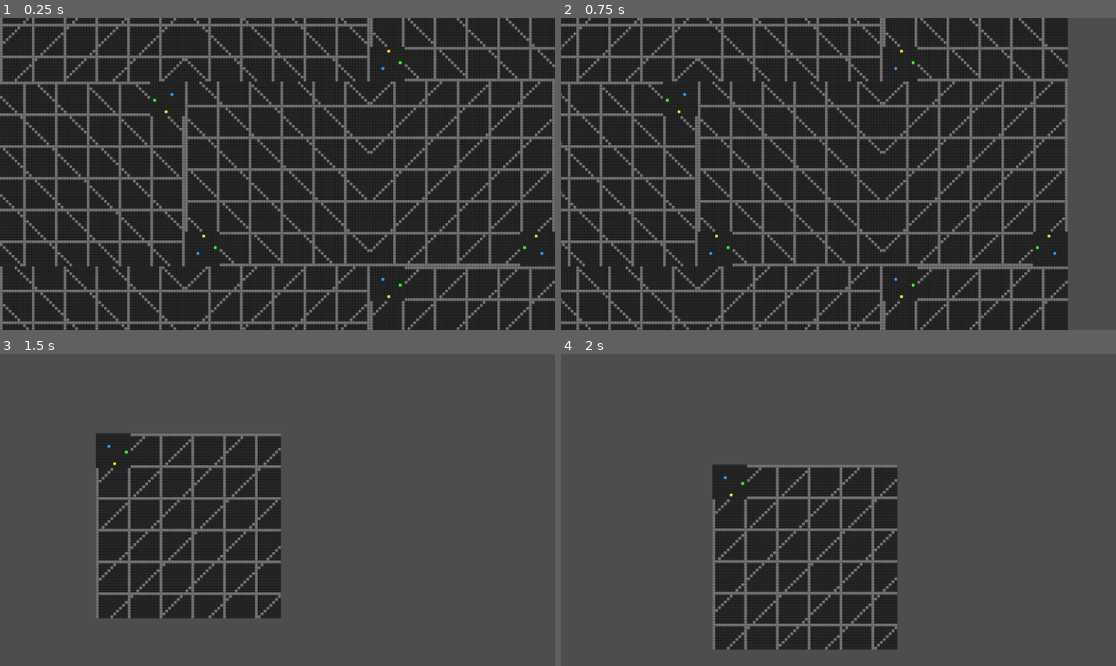
Above: before the commit, frames 1-4 (two rows, left to right).
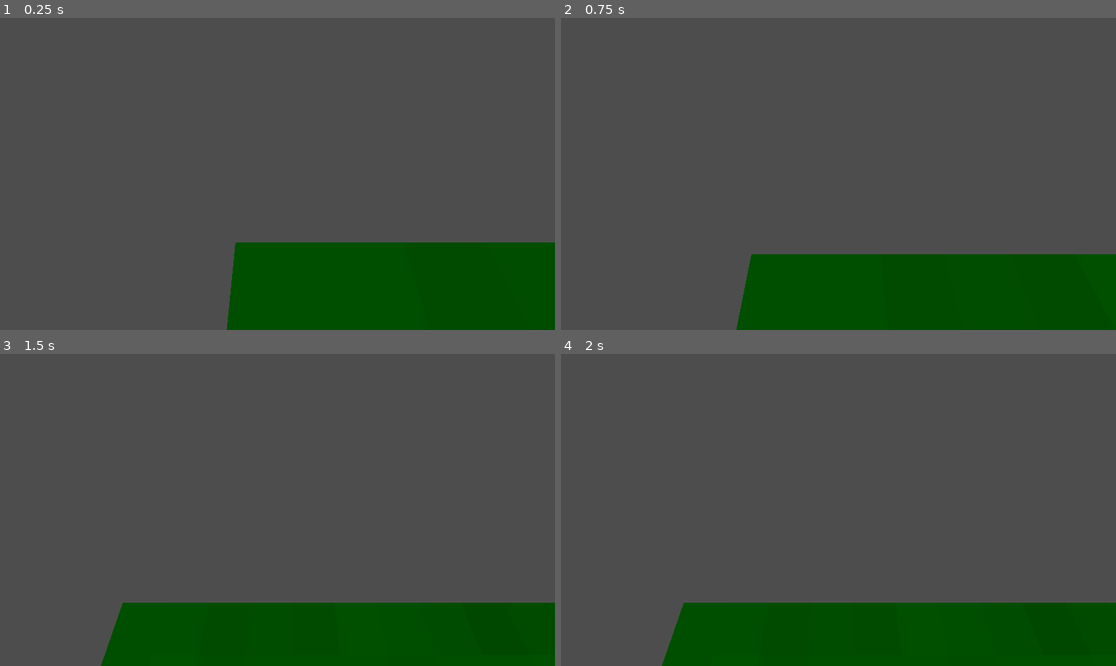
Above: after the commit, the same moments.

Repository: PSoldOut/strategiespiel
Game: Godot game, scene res://Main.tscn
Two runs of this game, one before a commit and one after it. Both use one fixed random seed, a clock stepped at 60 frames per second and the inputs below. Before the commit the project starts from res://map.tscn.
Inputs (mouse positions are in pixels of both pictures, inside the frame that each line leads up to):
- Up to frame 1 (0.25 s): no input
- Up to frame 2 (0.75 s): tap Enter at 0.5 s; move the mouse to (960, 158) at 0.52 s; hold D from 0.53 s (still down); hold Q from 0.53 s (still down); click (960, 158) at 0.67 s
- Up to frame 3 (1.5 s): tap Space at 0.77 s; tap E at 0.8 s; release D at 1.25 s; release Q at 1.25 s; drag from (166, 525) to (249, 572) at 1.27 s
- Up to frame 4 (2 s): no input

The runs differ from the first frame. In frame 1, 92% of the frame differs, in the area x 0-100%, y 0-100%; in frame 2, 86%; in frame 3, 33%; in frame 4, 30%.

Commit message:
.godot removel

Diff:
--- /dev/null
+++ b/Camera3d.gd
@@ -0,0 +1,142 @@
+extends Node3D
+class_name RTSCamera
+
+@export var move_speed: float = 12.0
+@export var fast_speed: float = 28.0
+@export var mouse_sensitivity: float = 0.003
+@export var zoom_step: float = 4.0
+@export var min_height: float = 6.0
+@export var max_height: float = 80.0
+@export var fixed_pitch: float = -60.0
+
+@onready var pivot: Node3D = $CameraPivot
+@onready var camera: Camera3D = $CameraPivot/Camera3D
+
+var rotating: bool = false
+var hovered_tile: RTSMapTile = null
+
+func _ready() -> void:
+	Input.mouse_mode = Input.MOUSE_MODE_VISIBLE
+	pivot.rotation_degrees.x = fixed_pitch
+	camera.current = true
+
+func _input(event: InputEvent) -> void:
+	if event is InputEventMouseButton:
+
+		if event.button_index == MOUSE_BUTTON_LEFT and event.pressed and not rotating:
+			_on_left_click()
+
+func _process(delta: float) -> void:
+	_handle_movement(delta)
+	_update_hovered_tile()
+
+func _handle_movement(delta: float) -> void:
+	var move_input := Vector3.ZERO
+
+	var forward := -global_transform.basis.z
+	var right := global_transform.basis.x
+
+	forward.y = 0.0
+	right.y = 0.0
+	forward = forward.normalized()
+	right = right.normalized()
+
+	if Input.is_key_pressed(KEY_W):
+		move_input += forward
+	if Input.is_key_pressed(KEY_S):
+		move_input -= forward
+	if Input.is_key_pressed(KEY_D):
+		move_input += right
+	if Input.is_key_pressed(KEY_A):
+		move_input -= right
+
+	if Input.is_key_pressed(KEY_Q):
+		move_input.y += 1.0
+	if Input.is_key_pressed(KEY_E):
+		move_input.y -= 1.0
+
+	if move_input != Vector3.ZERO:
+		move_input = move_input.normalized()
+
+	var speed := fast_speed if Input.is_key_pressed(KEY_SHIFT) else move_speed
+	global_position += move_input * speed * delta
+	global_position.y = clamp(global_position.y, min_height, max_height)
+
+func _rotate_camera(relative: Vector2) -> void:
+	rotate_y(-relative.x * mouse_sensitivity)
+	pivot.rotation_degrees.x = fixed_pitch
+
+func _zoom(direction: int) -> void:
+	var forward := -camera.global_transform.basis.z
+	global_position += forward * direction * zoom_step
+	global_position.y = clamp(global_position.y, min_height, max_height)
+
+func _update_hovered_tile() -> void:
+	if rotating:
+		_set_hovered_tile(null)
+		return
+
+	var tile := _get_tile_under_mouse()
+	_set_hovered_tile(tile)
+
+func _get_tile_under_mouse() -> RTSMapTile:
+	var mouse_pos := get_viewport().get_mouse_position()
+	var ray_origin := camera.project_ray_origin(mouse_pos)
+	var ray_direction := camera.project_ray_normal(mouse_pos)
+	var ray_end := ray_origin + ray_direction * 2000.0
+
+	var query := PhysicsRayQueryParameters3D.create(ray_origin, ray_end)
+	query.collide_with_bodies = true
+	query.collide_with_areas = true
+
+	var result := get_world_3d().direct_space_state.intersect_ray(query)
+
+	if result.is_empty():
+		return null
+
+	var collider: Object = result.get("collider")
+	if collider == null:
+		return null
+
+	return _extract_tile(collider)
+
+func _extract_tile(collider: Object) -> RTSMapTile:
+	if collider is RTSMapTile:
+		return collider as RTSMapTile
+
+	if collider is Node:
+		var node := collider as Node
+
+		if node.has_meta("tile_ref"):
+			var ref = node.get_meta("tile_ref")
+			if ref is RTSMapTile:
+				return ref
+
+		var current: Node = node
+		while current != null:
+			if current is RTSMapTile:
+				return current as RTSMapTile
+			current = current.get_parent()
+
+	return null
+
+func _set_hovered_tile(tile: RTSMapTile) -> void:
+	if hovered_tile == tile:
+		return
+
+	if hovered_tile != null:
+		hovered_tile.set_hovered(false)
+
+	hovered_tile = tile
+
+	if hovered_tile != null:
+		hovered_tile.set_hovered(true)
+
+func _on_left_click() -> void:
+	if hovered_tile == null:
+		return
+
+	print("Clicked tile: ", hovered_tile.grid_x, ", ", hovered_tile.grid_y)
+	# später:
+	# menu öffnen
+	# tiletyp ändern
--- /dev/null
+++ b/GoldTile.tscn
@@ -0,0 +1,23 @@
+[gd_scene format=3 uid="uid://blpyxls6gabhv"]
+
+[ext_resource type="Script" uid="uid://ss6y2vuoyuvj" path="res://tile.gd" id="1_8nerd"]
+
+[sub_resource type="BoxMesh" id="BoxMesh_3sxn8"]
+size = Vector3(2, 2, 2)
+
+[sub_resource type="BoxShape3D" id="BoxShape3D_6fok4"]
+size = Vector3(2, 2, 2)
+
+[node name="StandardTile" type="Node3D" unique_id=971647766]
+script = ExtResource("1_8nerd")
+base_color = Color(1, 1, 0, 1)
+
+[node name="Visual" type="MeshInstance3D" parent="." unique_id=1757523725]
+mesh = SubResource("BoxMesh_3sxn8")
+
+[node name="Selector" type="MeshInstance3D" parent="." unique_id=689740979]
+
+[node name="ClickBody" type="StaticBody3D" parent="." unique_id=1124335930]
+
+[node name="CollisionShape3D" type="CollisionShape3D" parent="ClickBody" unique_id=750563193]
+shape = SubResource("BoxShape3D_6fok4")
--- /dev/null
+++ b/Main.tscn
@@ -0,0 +1,30 @@
+[gd_scene format=3 uid="uid://qohnerc578uf"]
+
+[ext_resource type="Script" uid="uid://d136ewifpasie" path="res://MapSpawner.gd" id="1_glv2v"]
+[ext_resource type="PackedScene" uid="uid://cmqdulnmdopv3" path="res://StandardTile.tscn" id="2_uu6xs"]
+[ext_resource type="Script" uid="uid://cn38j4lnl77ud" path="res://Camera3d.gd" id="3_r0du0"]
+
+[sub_resource type="Sky" id="Sky_r0du0"]
+
+[sub_resource type="Environment" id="Environment_uu6xs"]
+sky = SubResource("Sky_r0du0")
+
+[node name="Main" type="Node3D" unique_id=1233364208]
+
+[node name="MapSpawner" type="Node" parent="." unique_id=240773457]
+script = ExtResource("1_glv2v")
+tile_scene = ExtResource("2_uu6xs")
+
+[node name="WorldEnvironment" type="WorldEnvironment" parent="." unique_id=391484330]
+environment = SubResource("Environment_uu6xs")
+
+[node name="OmniLight3D" type="OmniLight3D" parent="." unique_id=1213681869]
+transform = Transform3D(1, 0, 0, 0, 1, 0, 0, 0, 1, 0, 339.19098, 0)
+
+[node name="CameraRig" type="Node3D" parent="." unique_id=1215891353]
+script = ExtResource("3_r0du0")
+max_height = 400.0
+
+[node name="CameraPivot" type="Node3D" parent="CameraRig" unique_id=1346926082]
+
+[node name="Camera3D" type="Camera3D" parent="CameraRig/CameraPivot" unique_id=1802260107]
--- /dev/null
+++ b/MapSpawner.gd
@@ -0,0 +1,106 @@
+extends Node
+class_name MapSpawner
+
+@export var tile_scene: PackedScene
+@export var map_file_path: String = "res://map_data.json"
+
+const MAP_WIDTH: int = 64
+const MAP_HEIGHT: int = 64
+const TILE_SIZE: float = 2.0
+
+var map_data: Array = []
+
+func _ready() -> void:
+	map_data = load_map_from_json(map_file_path)
+	map_data = ensure_map_size(map_data, MAP_WIDTH, MAP_HEIGHT)
+	spawn_map(map_data)
+
+func load_map_from_json(path: String) -> Array:
+	if not FileAccess.file_exists(path):
+		push_warning("Map file not found: " + path + " -> using empty map")
+		return create_empty_map(MAP_WIDTH, MAP_HEIGHT)
+
+	var file := FileAccess.open(path, FileAccess.READ)
+	if file == null:
+		push_error("Could not open map file: " + path)
+		return create_empty_map(MAP_WIDTH, MAP_HEIGHT)
+
+	var content := file.get_as_text()
+	file.close()
+
+	var json := JSON.new()
+	var parse_result := json.parse(content)
+	if parse_result != OK:
+		push_error("JSON parse error in file: " + path)
+		return create_empty_map(MAP_WIDTH, MAP_HEIGHT)
+
+	if typeof(json.data) != TYPE_ARRAY:
+		push_error("Map JSON root must be an Array")
+		return create_empty_map(MAP_WIDTH, MAP_HEIGHT)
+
+	return json.data
+
+func create_empty_map(width: int, height: int) -> Array:
+	var result: Array = []
+
+	for y in range(height):
+		var row: Array = []
+		for x in range(width):
+			row.append(null)
+		result.append(row)
+
+	return result
+
+func ensure_map_size(input_map: Array, width: int, height: int) -> Array:
+	var result: Array = []
+
+	for y in range(height):
+		var row: Array = []
+
+		if y < input_map.size() and typeof(input_map[y]) == TYPE_ARRAY:
+			var source_row: Array = input_map[y]
+			for x in range(width):
+				if x < source_row.size():
+					row.append(source_row[x])
+				else:
+					row.append(null)
+		else:
+			for x in range(width):
+				row.append(null)
+
+		result.append(row)
+
+	return result
+
+func spawn_map(data: Array) -> void:
+	if tile_scene == null:
+		push_error("tile_scene is not assigned")
+		return
+
+	clear_old_tiles()
+
+	for y in range(data.size()):
+		var row: Array = data[y]
+
+		for x in range(row.size()):
+			var cell_value = row[x]
+
+			# Erster Schritt:
+			# Leere Felder -> StandardTile
+			# Aktuell spawnen wir auch bei belegten Feldern erstmal das gleiche Tile
+			var tile_instance := tile_scene.instantiate() as Node3D
+			add_child(tile_instance)
+
+			tile_instance.position = Vector3(
+				x * TILE_SIZE,
+				0.0,
+				y * TILE_SIZE
+			)
+
+			# Optional: Werte an Tile weitergeben
+			if tile_instance.has_method("set_tile_data"):
+				tile_instance.call("set_tile_data", cell_value, x, y)
+
+func clear_old_tiles() -> void:
+	for child in get_children():
+		child.queue_free()
--- /dev/null
+++ b/RampTile.tscn
@@ -0,0 +1,9 @@
+[gd_scene format=3 uid="uid://dvadknl0jmcdd"]
+
+[sub_resource type="BoxMesh" id="BoxMesh_ibe1a"]
+size = Vector3(2, 2, 4)
+
+[node name="RampTile" type="Node3D" unique_id=1887325062]
+
+[node name="MeshInstance3D" type="MeshInstance3D" parent="." unique_id=943883986]
+mesh = SubResource("BoxMesh_ibe1a")
--- /dev/null
+++ b/StandardTile.tscn
@@ -0,0 +1,23 @@
+[gd_scene format=3 uid="uid://cmqdulnmdopv3"]
+
+[ext_resource type="Script" uid="uid://ss6y2vuoyuvj" path="res://tile.gd" id="1_6fok4"]
+
+[sub_resource type="BoxMesh" id="BoxMesh_3sxn8"]
+size = Vector3(2, 2, 2)
+
+[sub_resource type="BoxShape3D" id="BoxShape3D_6fok4"]
+size = Vector3(2, 2, 2)
+
+[node name="StandardTile" type="Node3D" unique_id=971647766]
+script = ExtResource("1_6fok4")
+base_color = Color(0, 1, 0, 1)
+
+[node name="Visual" type="MeshInstance3D" parent="." unique_id=1757523725]
+mesh = SubResource("BoxMesh_3sxn8")
+
+[node name="Selector" type="MeshInstance3D" parent="." unique_id=689740979]
+
+[node name="ClickBody" type="StaticBody3D" parent="." unique_id=1124335930]
+
+[node name="CollisionShape3D" type="CollisionShape3D" parent="ClickBody" unique_id=750563193]
+shape = SubResource("BoxShape3D_6fok4")
--- a/map.tscn
+++ /dev/null
@@ -1,14 +0,0 @@
-[gd_scene format=3 uid="uid://dhqolqfuect4g"]
-
-[ext_resource type="Script" uid="uid://dy5tejtxfjrqr" path="res://map.gd" id="1_c7s6e"]
-[ext_resource type="Script" uid="uid://de6avpuca83iu" path="res://camera_2d.gd" id="2_wijl4"]
-[ext_resource type="Script" uid="uid://c54pkginpymbj" path="res://rts_map_preview.gd" id="3_e0an3"]
-
-[node name="Main" type="Node2D" unique_id=723482838]
-script = ExtResource("1_c7s6e")
-
-[node name="Camera2D" type="Camera2D" parent="." unique_id=1998249979]
-script = ExtResource("2_wijl4")
-
-[node name="RTSMapPreview" type="Node2D" parent="." unique_id=67229665]
-script = ExtResource("3_e0an3")
--- /dev/null
+++ b/map2d.tscn
@@ -0,0 +1,14 @@
+[gd_scene format=3 uid="uid://dhqolqfuect4g"]
+
+[ext_resource type="Script" uid="uid://dy5tejtxfjrqr" path="res://map.gd" id="1_c7s6e"]
+[ext_resource type="Script" uid="uid://de6avpuca83iu" path="res://camera_2d.gd" id="2_wijl4"]
+[ext_resource type="Script" uid="uid://c54pkginpymbj" path="res://rts_map_preview.gd" id="3_e0an3"]
+
+[node name="main2d" type="Node2D" unique_id=723482838]
+script = ExtResource("1_c7s6e")
+
+[node name="Camera2D" type="Camera2D" parent="." unique_id=1998249979]
+script = ExtResource("2_wijl4")
+
+[node name="RTSMapPreview" type="Node2D" parent="." unique_id=67229665]
+script = ExtResource("3_e0an3")
--- a/project.godot
+++ b/project.godot
@@ -11,7 +11,7 @@
 [application]
 
 config/name="strategiespiel"
-run/main_scene="uid://dhqolqfuect4g"
+run/main_scene="uid://qohnerc578uf"
 config/features=PackedStringArray("4.6", "Forward Plus")
 config/icon="res://icon.svg"
 
--- /dev/null
+++ b/tile.gd
@@ -0,0 +1,80 @@
+extends Node3D
+class_name RTSMapTile
+
+
+@export var base_color: Color
+var cell_value = null
+var grid_x: int = 0
+var grid_y: int = 0
+
+@onready var selector: MeshInstance3D = $Selector
+@onready var click_body: StaticBody3D = $ClickBody
+
+func _ready() -> void:
+	add_to_group("map_tiles")
+	_setup_selector()
+	_create_material_variation()
+
+	# Damit der Raycast vom StaticBody zurück zum Tile kommt
+	click_body.set_meta("tile_ref", self)
+
+func _create_material_variation() -> void:
+	var mesh_instance := $Visual as MeshInstance3D
+	if mesh_instance == null:
+		return
+
+	var mat := StandardMaterial3D.new()
+
+
+	# leichte Variation pro Tile
+	var variation := randf_range(-0.05, 0.05)
+
+	mat.albedo_color = Color(
+		base_color.r + variation,
+		base_color.g + variation,
+		base_color.b + variation
+	)
+
+	mat.roughness = 1.0
+	mat.metallic = 0.0
+
+	mesh_instance.material_override = mat
+
+func set_tile_data(value, x: int, y: int) -> void:
+	cell_value = value
+	grid_x = x
+	grid_y = y
+
+func set_selected(selected: bool) -> void:
+	if selector != null:
+		selector.visible = selected
+
+func set_hovered(hovered: bool) -> void:
+	if selector != null:
+		selector.visible = hovered
+
+
+func _setup_selector() -> void:
+	if selector == null:
+		return
+
+	var plane := PlaneMesh.new()
+	plane.size = Vector2(2, 2)
+	selector.mesh = plane
+
+	var mat := StandardMaterial3D.new()
+	mat.transparency = BaseMaterial3D.TRANSPARENCY_ALPHA
+	mat.albedo_color = Color(0.2, 0.9, 1.0, 0.22)
+	mat.emission_enabled = true
+	mat.emission = Color(0.2, 0.9, 1.0)
+	mat.emission_energy_multiplier = 2.0
+	mat.shading_mode = BaseMaterial3D.SHADING_MODE_UNSHADED
+	mat.cull_mode = BaseMaterial3D.CULL_DISABLED
+
+	selector.material_override = mat
+	selector.visible = false
+
+	# flach auf die Tile-Oberseite legen
+	selector.position = Vector3(0, 1.01, 0)
+	selector.rotation_degrees = Vector3(0, 0, 0)
+	selector.scale = Vector3(1, 1, 1)
Not shown, added: Camera3d.gd.uid
Not shown, added: MapSpawner.gd.uid
Not shown, added: tile.gd.uid
Not shown, added: Main.tscn.depren
Not shown, added: Main.tscn2143635188.tmp
Not shown, added: StandardTile.tscn2086788869.tmp
